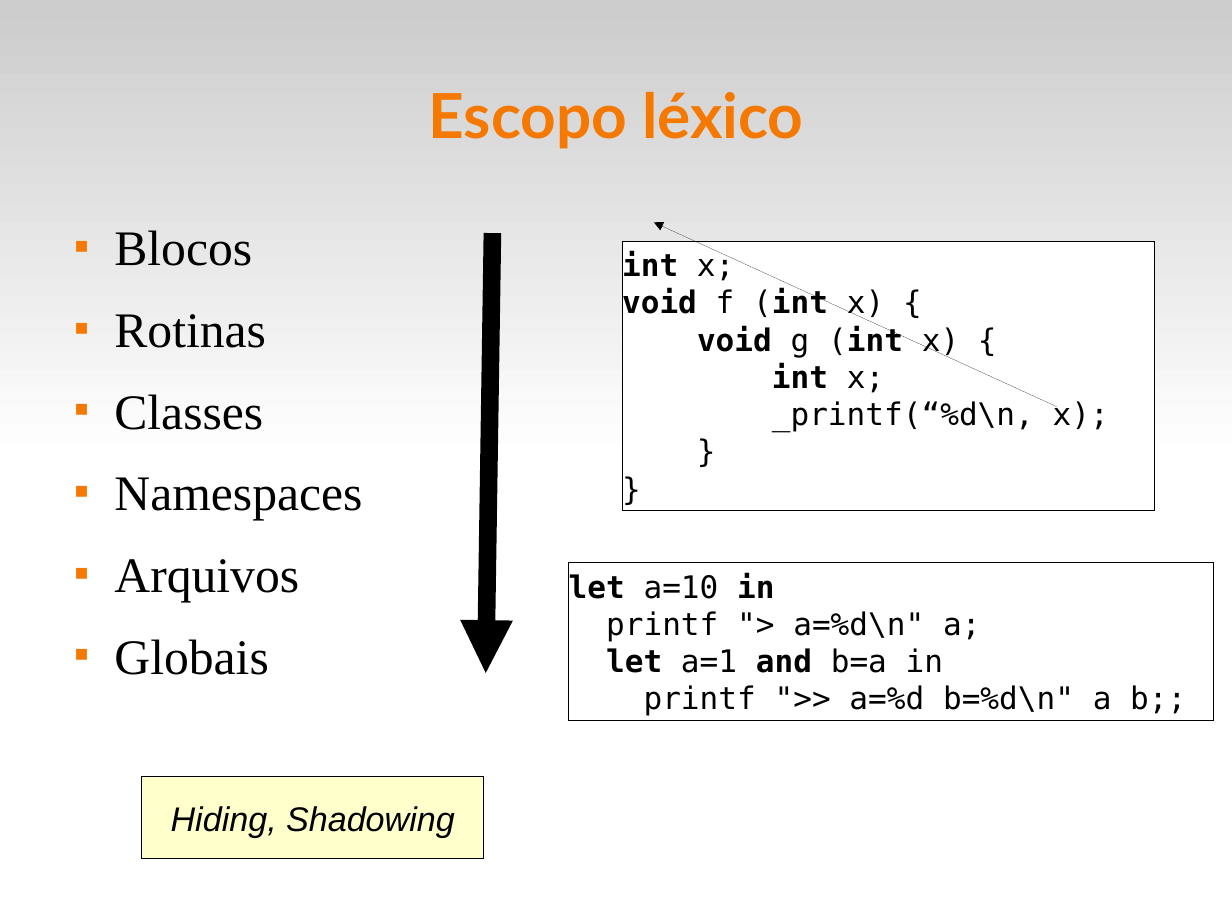
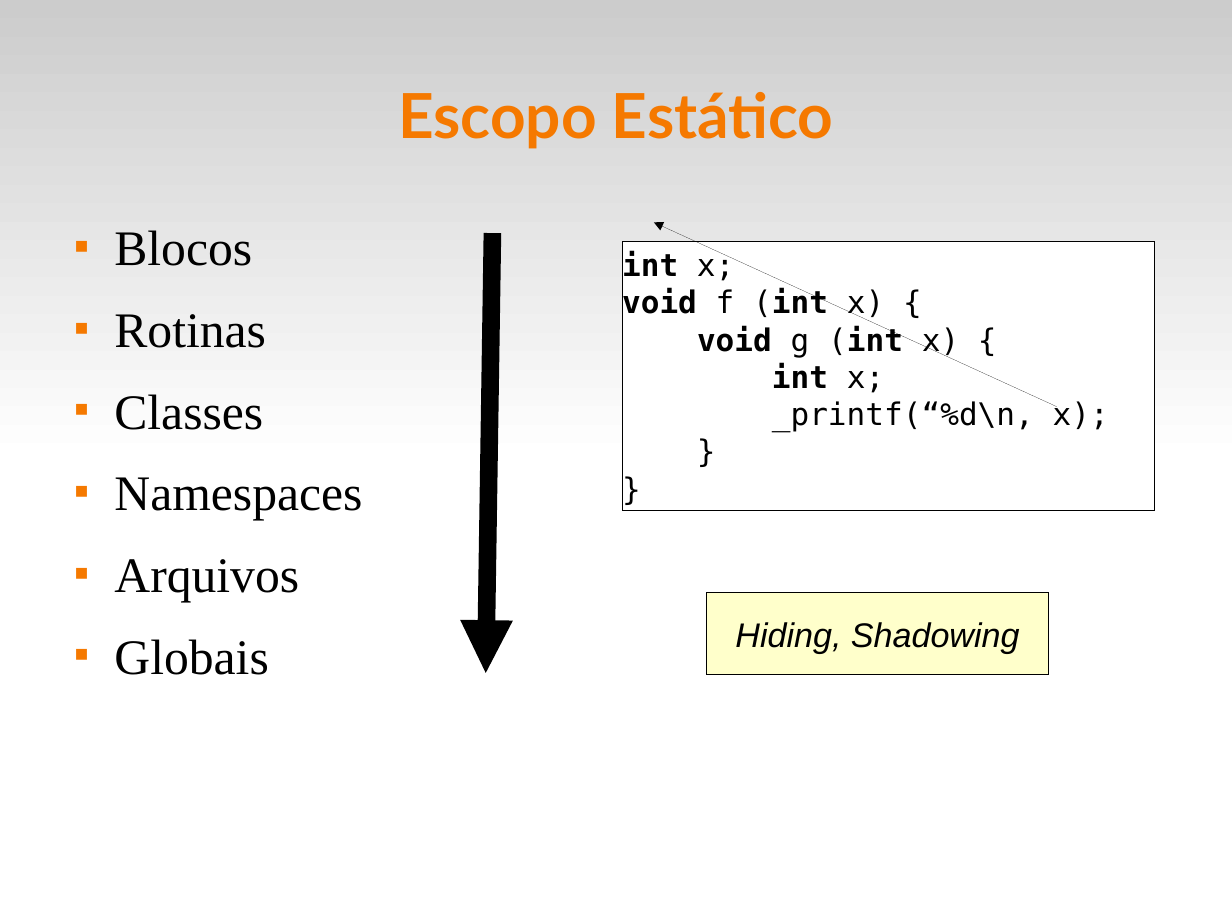
Before and after one commit to fsantanna-uerj/EDL, a slide deck: slide 7 of slides/edl-04-scope.odp (slide 5 before the commit). Drawn at 1232x924 pixels with LibreOffice and Linux fonts; fonts in the diff are those of the drawing. Boxes give left, top, right and bottom in pixels: in the first picture for what was removed or moved away, otherwise in the second. Text is boxed around its words. In the diff, an @@ line names an element or a change of style, - is before the commit and + after.

```diff
--- a/slides/edl-04-scope.odp
+++ b/slides/edl-04-scope.odp
@@ title at <box>398,92,833,149</box>: text changed @@
-Escopo léxico
+Escopo Estático
@@ rectangle removed at <box>569,562,1214,720</box> @@
-let a=10 in
-printf "> a=%d\n" a;
-let a=1 and b=a in
-printf ">> a=%d b=%d\n" a b;;
@@ rectangle "Hiding, Shadowing": place and size @@
-rectangle "Hiding, Shadowing" at <box>142,777,484,859</box>
+rectangle "Hiding, Shadowing" at <box>707,593,1049,674</box>
```
Also in this commit, not shown: 6 other slides changed, 3 slides added, 7 other files.
